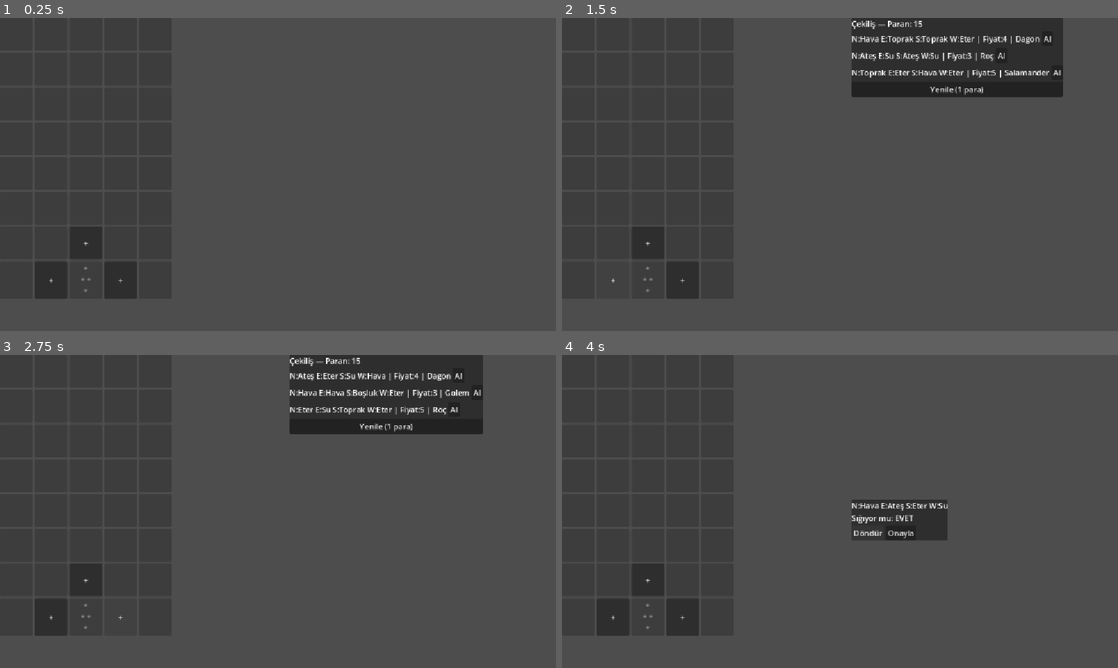
Above: before the commit, frames 1-4 (two rows, left to right).
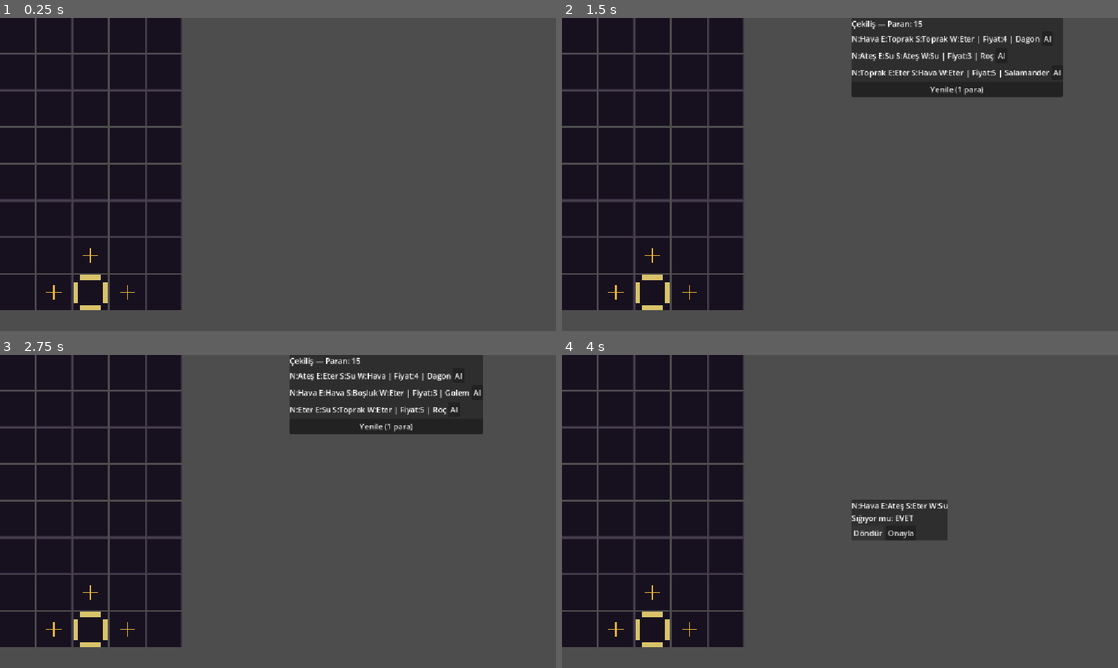
Above: after the commit, the same moments.

Repository: tolgasglm/tile-placement
Game: Godot game, scene res://scenes/main.tscn
Same seed, same stepped clock (60 frames per second), same inputs: the game is played once before the commit and once after it.
Inputs (mouse positions are in pixels of both pictures, inside the frame that each line leads up to):
- Up to frame 1 (0.25 s): no input
- Up to frame 2 (1.5 s): click (645, 243) at 0.5 s, where only the run before the commit has a clickable "+"; click (612, 280) at 1.25 s, where only the run before the commit has a clickable "+"
- Up to frame 3 (2.75 s): click (122, 617) at 2 s, where only the run before the commit has a clickable "+"
- Up to frame 4 (4 s): click "Al" at 2.75 s; click "Döndür" at 3.5 s

The runs differ from the first frame. In frame 1, 28% of the frame differs, in the area x 0-33%, y 0-94%; in frame 2, 28%; in frame 3, 28%; in frame 4, 28%.

Commit message:
Tahta görselleştirmesi eklendi: custom-drawn TileCell (renkli kenarlar, yaratık daireleri)

Diff:
--- a/scenes/board_view.gd
+++ b/scenes/board_view.gd
@@ -56,46 +56,32 @@
 
 	for r in range(Board.ROWS):
 		for c in range(Board.COLS):
-			var btn = Button.new()
-			btn.custom_minimum_size = Vector2(68, 68)
+			var cell_node = TileCell.new()
 			var cell = board.grid[r][c]
 
 			if cell != null:
-				if placing_creature and cell.placed_creature == -1:
-					# YARATIK YERLEŞTİRME MODU: bu tile hedef olabilir
-					btn.text = _tile_label(cell) + "\n[SEÇ]"
-					btn.disabled = false
-					btn.pressed.connect(_on_creature_target_pressed.bind(r, c))
-				else:
-					btn.text = _tile_label(cell)
-					btn.disabled = true
+				var selectable = placing_creature and cell.placed_creature == -1
+				cell_node.set_filled(
+					{"N": cell.edge_north, "E": cell.edge_east, "S": cell.edge_south, "W": cell.edge_west},
+					cell.placed_creature,
+					selectable
+				)
+				if selectable:
+					cell_node.clicked.connect(_on_creature_target_pressed.bind(r, c))
 			else:
 				if placing_creature:
-					# Yaratık yerleştirirken yeni tile başlatmayı engelle
-					btn.text = ""
-					btn.disabled = true
+					cell_node.set_empty_blocked()
 				else:
 					var key = str(r) + "," + str(c)
 					if expandable_set.has(key):
-						btn.text = "+"
-						btn.pressed.connect(_on_cell_pressed.bind(r, c))
+						cell_node.set_empty_selectable()
+						cell_node.clicked.connect(_on_cell_pressed.bind(r, c))
 					else:
-						btn.text = ""
-						btn.disabled = true
-
-			add_child(btn)
-
-func _tile_label(cell: TileDef) -> String:
-	var short = {
-		TileDef.Element.FIRE: "F", TileDef.Element.WATER: "W", TileDef.Element.EARTH: "E",
-		TileDef.Element.AIR: "A", TileDef.Element.ETHER: "*", TileDef.Element.VOID: "-"
-	}
-	var base = "%s\n%s %s\n%s" % [
-		short[cell.edge_north], short[cell.edge_west], short[cell.edge_east], short[cell.edge_south]
-	]
-	if cell.placed_creature != -1:
-		base += "\n(%s)" % CREATURE_SHORT[cell.placed_creature]
-	return base
+						cell_node.set_empty_blocked()
+
+			add_child(cell_node)
+
+
 
 func _on_cell_pressed(row: int, col: int) -> void:
 	if placing_creature or game_over:
--- /dev/null
+++ b/scripts/tile_cell.gd
@@ -0,0 +1,86 @@
+class_name TileCell
+extends Control
+
+signal clicked   # Tıklanabilir bir hücreyse, tıklanınca bunu yayınlar
+
+var edges: Dictionary = {}
+var is_filled: bool = false
+var is_selectable: bool = false
+var creature: int = -1   # -1 = yaratık yok
+
+# Element renkleri (TileDef.Element enum sırasına göre: FIRE,WATER,EARTH,AIR,ETHER,VOID)
+const ELEMENT_COLORS = {
+	0: Color("#C1440E"),  # Ateş
+	1: Color("#2E8E9E"),  # Su
+	2: Color("#8A6A3A"),  # Toprak
+	3: Color("#9FB8B5"),  # Hava
+	4: Color("#D9C36A"),  # Eter
+	5: Color("#3A3242"),  # Boşluk
+}
+
+# Yaratık renkleri (SALAMANDER,ROC,GOLEM,ABZU,DAGON sırasına göre)
+const CREATURE_COLORS = {
+	0: Color("#E0793C"),
+	1: Color("#9FB8B5"),
+	2: Color("#8A6A3A"),
+	3: Color("#3FAE86"),
+	4: Color("#D9709B"),
+}
+
+func _ready() -> void:
+	custom_minimum_size = Vector2(72, 72)
+	mouse_filter = Control.MOUSE_FILTER_STOP   # Fare tıklamalarını yakalayabilsin
+
+# Godot bu fonksiyonu, hücre her "yeniden çizilmesi gerekiyor" işaretlendiğinde otomatik çağırır
+func _draw() -> void:
+	var size = get_rect().size
+	draw_rect(Rect2(Vector2.ZERO, size), Color("#17111F"))   # Zemin
+
+	if is_filled:
+		_draw_edges(size)
+		if creature != -1:
+			_draw_creature(size)
+	elif is_selectable:
+		_draw_plus(size)
+
+	draw_rect(Rect2(Vector2.ZERO, size), Color("#3A2F45"), false, 1.0)   # İnce kenarlık
+
+func _draw_edges(size: Vector2) -> void:
+	var t = 10.0   # Şerit kalınlığı
+	draw_rect(Rect2(size.x*0.2, 0, size.x*0.6, t), ELEMENT_COLORS[edges["N"]])
+	draw_rect(Rect2(size.x*0.2, size.y-t, size.x*0.6, t), ELEMENT_COLORS[edges["S"]])
+	draw_rect(Rect2(0, size.y*0.2, t, size.y*0.6), ELEMENT_COLORS[edges["W"]])
+	draw_rect(Rect2(size.x-t, size.y*0.2, t, size.y*0.6), ELEMENT_COLORS[edges["E"]])
+
+func _draw_creature(size: Vector2) -> void:
+	draw_circle(size/2, size.x*0.22, CREATURE_COLORS[creature])
+
+func _draw_plus(size: Vector2) -> void:
+	var c = size/2
+	var a = size.x*0.22
+	draw_line(c-Vector2(a,0), c+Vector2(a,0), Color("#E7B23A"), 3.0)
+	draw_line(c-Vector2(0,a), c+Vector2(0,a), Color("#E7B23A"), 3.0)
+
+# Godot'un Control node'larında fare/tuş girdisi bu fonksiyondan geçer
+func _gui_input(event: InputEvent) -> void:
+	if not is_selectable:
+		return
+	if event is InputEventMouseButton and event.pressed and event.button_index == MOUSE_BUTTON_LEFT:
+		clicked.emit()
+
+func set_empty_selectable() -> void:
+	is_filled = false
+	is_selectable = true
+	queue_redraw()   # "Bu hücreyi yeniden çiz" diye Godot'a haber verir
+
+func set_empty_blocked() -> void:
+	is_filled = false
+	is_selectable = false
+	queue_redraw()
+
+func set_filled(tile_edges: Dictionary, tile_creature: int, selectable: bool) -> void:
+	is_filled = true
+	edges = tile_edges
+	creature = tile_creature
+	is_selectable = selectable
+	queue_redraw()
Not shown, added: scripts/tile_cell.gd.uid
